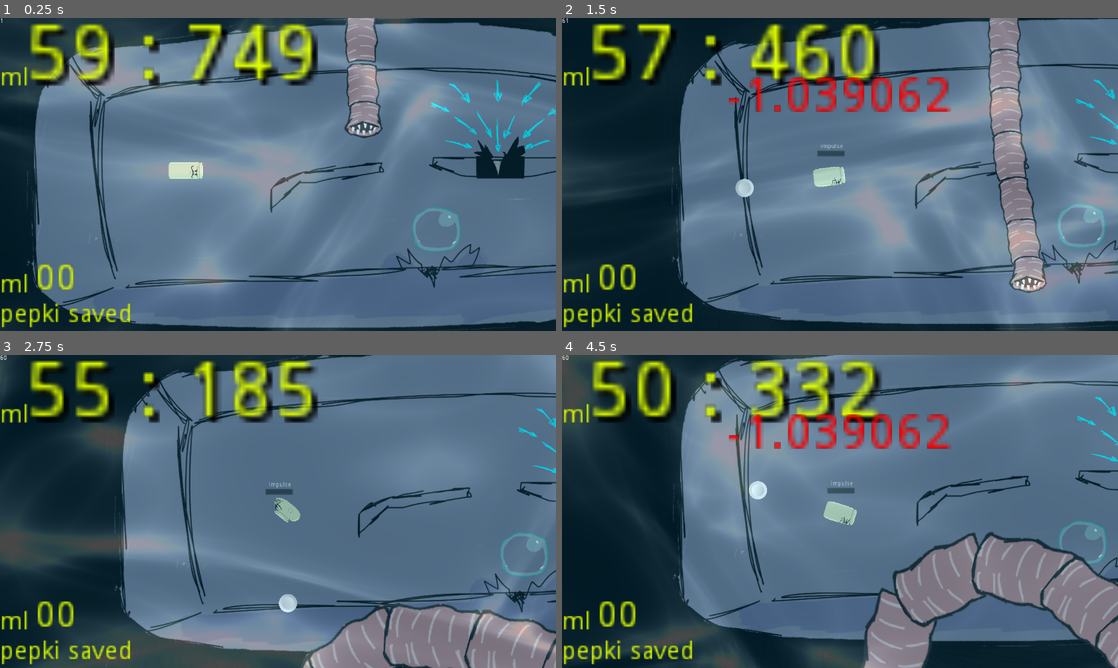
Above: before the commit, frames 1-4 (two rows, left to right).
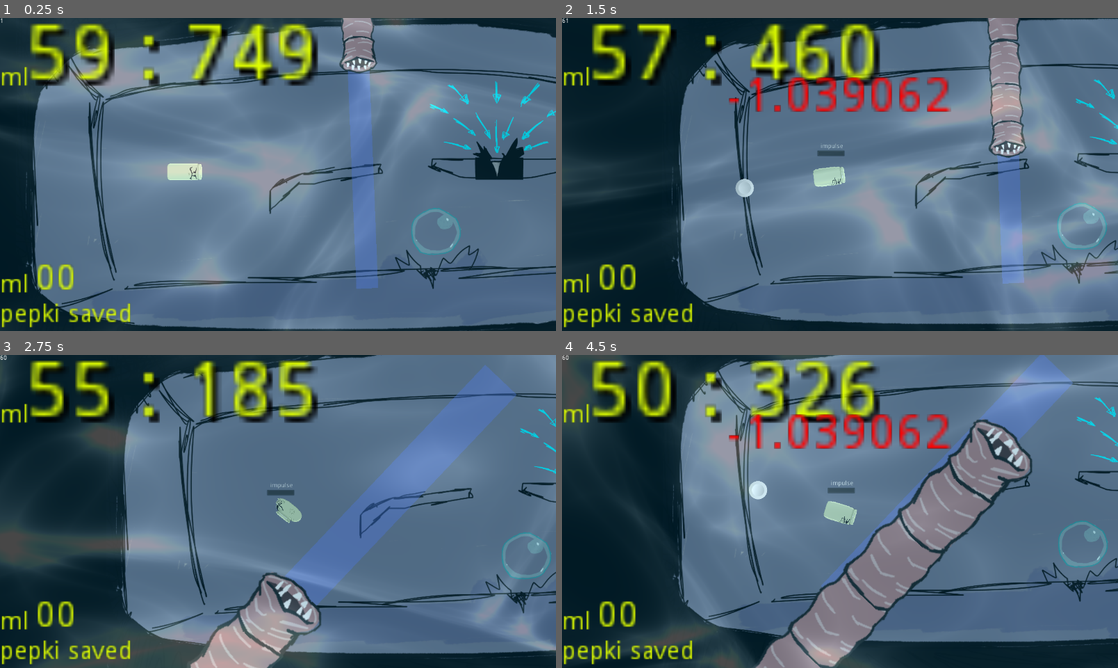
Above: after the commit, the same moments.

Repository: UserDotCpp/List_Jam2-submission
Game: Godot game, scene res://scenes/main.tscn
The game is run twice, just before and just after one commit, with the same random seed, the same clock (stepped at 60 frames per second) and the same inputs.
Inputs (mouse positions are in pixels of both pictures, inside the frame that each line leads up to):
- Up to frame 1 (0.25 s): no input
- Up to frame 2 (1.5 s): move the mouse to (784, 174) at 0.52 s; press the mouse at (784, 174) at 0.53 s; move the mouse to (728, 190) at 1.27 s; release the mouse at (728, 190) at 1.28 s; right-click (728, 190) at 1.35 s; click (728, 190) at 1.42 s
- Up to frame 3 (2.75 s): move the mouse to (333, 442) at 2.02 s; press the mouse at (333, 442) at 2.03 s
- Up to frame 4 (4.5 s): move the mouse to (812, 574) at 2.77 s; release the mouse at (812, 574) at 2.78 s; right-click (812, 574) at 2.85 s; click (812, 574) at 2.92 s; move the mouse to (1006, 558) at 3.52 s; press the mouse at (1006, 558) at 3.53 s; move the mouse to (673, 464) at 4.27 s; release the mouse at (673, 464) at 4.28 s; right-click (673, 464) at 4.35 s; click (673, 464) at 4.42 s

The runs differ from the first frame. In frame 1, 10% of the frame differs, in the area x 4-100%, y 0-100%; in frame 2, 4.0%; in frame 3, 22%; in frame 4, 27%, in the area x 19-100%, y 0-100%.

Commit message:
feat: add screen shake

Diff:
--- a/scenes/entities/bubble.tscn
+++ b/scenes/entities/bubble.tscn
@@ -25,7 +25,6 @@
 [node name="AnimatedSprite" type="AnimatedSprite" parent="."]
 position = Vector2( 0, -8 )
 frames = SubResource( 2 )
-frame = 1
 playing = true
 
 [connection signal="body_entered" from="." to="." method="_on_bubble_body_entered"]
--- a/scenes/entities/worm1.tscn
+++ b/scenes/entities/worm1.tscn
@@ -77,12 +77,14 @@
 position = Vector2( -1.5, 72 )
 scale = Vector2( 0.965116, 1 )
 frames = SubResource( 4 )
+frame = 2
 playing = true
 
 [node name="sprite" type="AnimatedSprite" parent="body1/body2/body3"]
 position = Vector2( -1.5, 72 )
 scale = Vector2( 0.965116, 1 )
 frames = SubResource( 4 )
+frame = 2
 playing = true
 
 [node name="3-4" type="PinJoint2D" parent="body1/body2/body3"]
@@ -95,6 +97,7 @@
 position = Vector2( -1.5, 72 )
 scale = Vector2( 0.965116, 1 )
 frames = SubResource( 4 )
+frame = 2
 playing = true
 
 [node name="2-3" type="PinJoint2D" parent="body1/body2"]
@@ -107,7 +110,7 @@
 position = Vector2( -1.5, 72 )
 scale = Vector2( 0.965116, 1 )
 frames = SubResource( 4 )
-frame = 2
+frame = 1
 playing = true
 
 [node name="1-2" type="PinJoint2D" parent="body1"]
@@ -118,6 +121,7 @@
 
 [node name="sprite" type="AnimatedSprite" parent="."]
 frames = SubResource( 2 )
+frame = 2
 playing = true
 
 [node name="0-1" type="PinJoint2D" parent="."]
--- a/scenes/flag.tscn
+++ b/scenes/flag.tscn
@@ -30,5 +30,12 @@
 [node name="die" type="Timer" parent="."]
 wait_time = 0.136
 
+[node name="spawn_delay" type="Timer" parent="."]
+wait_time = 0.5
+
+[node name="direction_line" type="Line2D" parent="."]
+points = PoolVector2Array( 0, 0, 0, 0 )
+default_color = Color( 0.4, 0.501961, 1, 0.392157 )
+
 [connection signal="body_entered" from="activation_area" to="." method="_on_activation_area_body_entered"]
 [connection signal="timeout" from="die" to="." method="_on_die_timeout"]
--- a/scenes/hud.tscn
+++ b/scenes/hud.tscn
@@ -15,7 +15,7 @@
 
 const float TAU = 6.28318530718;
 
-uniform int iteration_times = 5;
+uniform int iteration_times = 1;
 uniform float speed = 1;
 uniform vec4 color :hint_color = vec4(0.0, .35, .5, 1.0);
 uniform float intensity = .005;
--- a/scripts/Camera2D.gd
+++ b/scripts/Camera2D.gd
@@ -1,5 +1,15 @@
 extends Camera2D
 
+# The starting range of possible offsets using random values
+export var RANDOM_SHAKE_STRENGTH: float = 5.0
+# Multiplier for lerping the shake strength to zero
+export var SHAKE_DECAY_RATE: float = 3.0
+
+onready var camera = $"."
+onready var rand = RandomNumberGenerator.new()
+
+var shake_strength: float = 0.0
+var shake = false
 onready var target_pos: Vector2 = position
 onready var target_zoom: Vector2 = zoom
 
@@ -10,18 +20,39 @@
 
 func _ready():
 # warning-ignore:return_value_discarded
+	Global.connect("screen_shake",self,"apply_shake")
 	Global.connect("move_camera", self, "_on_move_camera")
 	player = get_node(player_path)
+	rand.randomize()
 
-func _physics_process(_delta):
+func _physics_process(delta):
 #	if !follow_tako:
 #		return
 	position = lerp(position, player.position, 0.03)#position = lerp(position, target_pos, 0.03)
 	#zoom = lerp(zoom, target_zoom, 0.03)
 
+func _process(delta):
+	if !shake:
+		return
+	shake_strength = lerp(shake_strength, 0, SHAKE_DECAY_RATE * delta)
+	camera.offset = get_random_offset()
+
+func apply_shake(value) -> void:
+	if value == 0:
+		shake = false
+	else:
+		shake = true
+	shake_strength = value
+
 func _on_move_camera(new_pos: Vector2):#, new_zoom: Vector2):
 	target_pos = new_pos
 #	target_zoom = new_zoom
+
+func get_random_offset() -> Vector2:
+	return Vector2(
+		rand.randf_range(-shake_strength, shake_strength),
+		rand.randf_range(-shake_strength, shake_strength)
+	)
 
 #func phone_position_calculation():
 	#print(self.get_camera_screen_center() -0.5*get_viewport_rect().size, " global")
--- a/scripts/flag.gd
+++ b/scripts/flag.gd
@@ -33,13 +33,20 @@
 
 func spawn_the_worm():
 	var worm_instance
+	var width
 	match(randi() % 3 + 1):
 		1:
 			worm_instance = worm1.instance()
+			width = 30
+			Global.emit_signal("screen_shake",6)
 		2:
 			worm_instance = worm2.instance()
+			width = 50
+			Global.emit_signal("screen_shake",12)
 		3:
 			worm_instance = worm3.instance()
+			width = 100
+			Global.emit_signal("screen_shake",18)
 	var worm_rotation_degrees
 	var worm_spawn_position
 	var worm_direction
@@ -47,18 +54,36 @@
 			old_instanced_worms.queue_free()
 	#		worm_instance.queue_free()
 	rng.randomize()
+	$direction_line.width = width
 	if (randi() % 2 + 1) == 1:#up or down
 		worm_spawn_position = Vector2(rng.randf_range(up.x, up.y),up.z)
 		worm_direction = Vector2(rng.randf_range(down.x, down.y),down.z)
-		worm_rotation_degrees = 180
+		var direction = worm_direction - worm_spawn_position
+		var real_angle = (direction.angle() * 180) / PI
+
+		$direction_line.set_point_position(0 , worm_spawn_position)
+		$direction_line.set_point_position(1, worm_direction)
+		var x = worm_direction - worm_spawn_position
+		x = x.normalized() * x.length()
+		worm_rotation_degrees = real_angle + 90
 	else:
 		worm_spawn_position = Vector2(rng.randf_range(down.x, down.y),down.z)
 		worm_direction = Vector2(rng.randf_range(up.x, up.y),up.z)
-		worm_rotation_degrees = 0
+		var direction = worm_direction - worm_spawn_position
+		var real_angle = (direction.angle() * 180) / PI
+
+		$direction_line.set_point_position(0, worm_spawn_position)
+		$direction_line.set_point_position(1, worm_direction)
+		var x = worm_direction - worm_spawn_position
+		x = x.normalized() * x.length()
+		worm_rotation_degrees = real_angle + 90
+
 	#$worm/body1.position = worm_spawn_position
 	get_node("worm_place").add_child(worm_instance)
+	worm_instance.z_index = 1
 	worm_instance.position = worm_spawn_position
 	worm_instance.rotation_degrees = worm_rotation_degrees
+	yield(get_tree().create_timer(1), "timeout")
 	#worm_instance.rotation_degrees = get_angle_to(worm_direction)
 	worm_instance.apply_central_impulse((worm_direction - worm_spawn_position) * 6)
 	worm_exist = true
--- a/scripts/global.gd
+++ b/scripts/global.gd
@@ -18,8 +18,8 @@
 signal spawn_worm()
 # warning-ignore:unused_signal
 signal level_finished()
-
-
+# warning-ignore:unused_signal
+signal screen_shake(value)
 
 func switch_map(nombre):
 	# warning-ignore:return_value_discarded
--- a/scripts/hud.gd
+++ b/scripts/hud.gd
@@ -81,7 +81,7 @@
 #		time_changes.text = " "
 #		$bubble.stop()
 	if $worm_attack.is_stopped():
-		$worm_attack.start(0.0165)
+		$worm_attack.start(0.01655)
 		Global.emit_signal("spawn_worm")
 	if total_time <= 0:
 		$me_mori.play()
